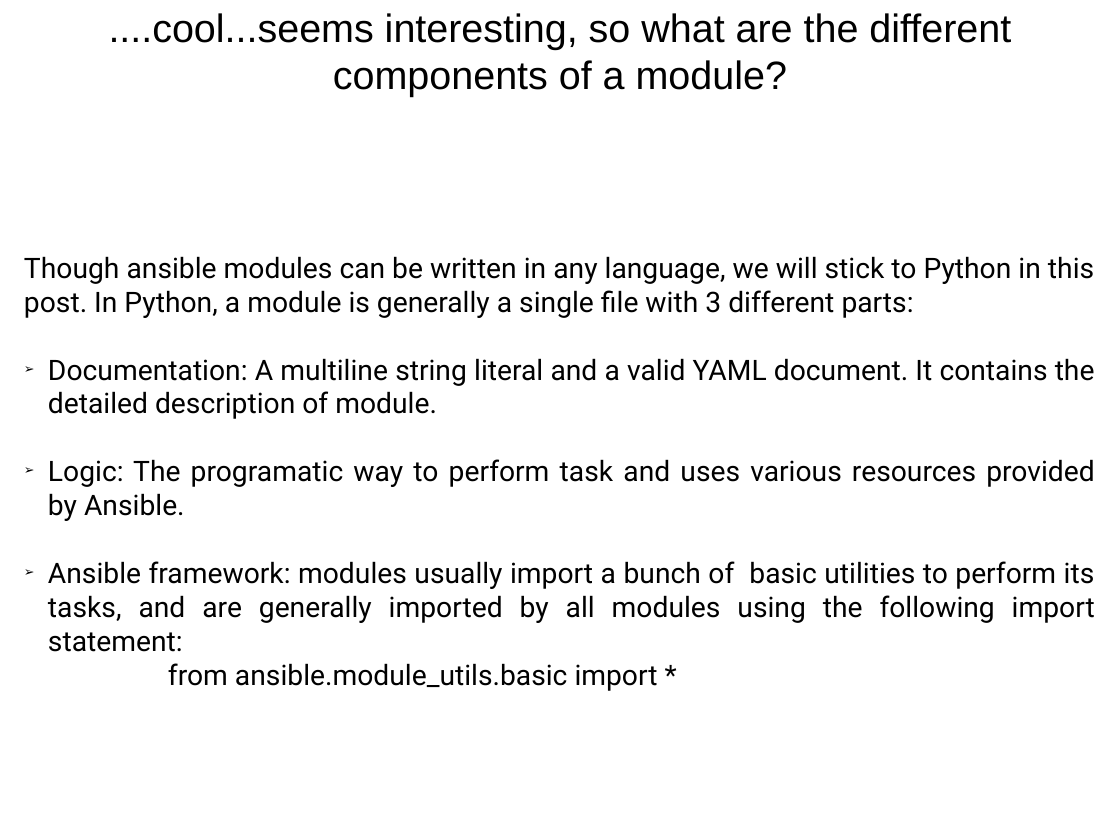
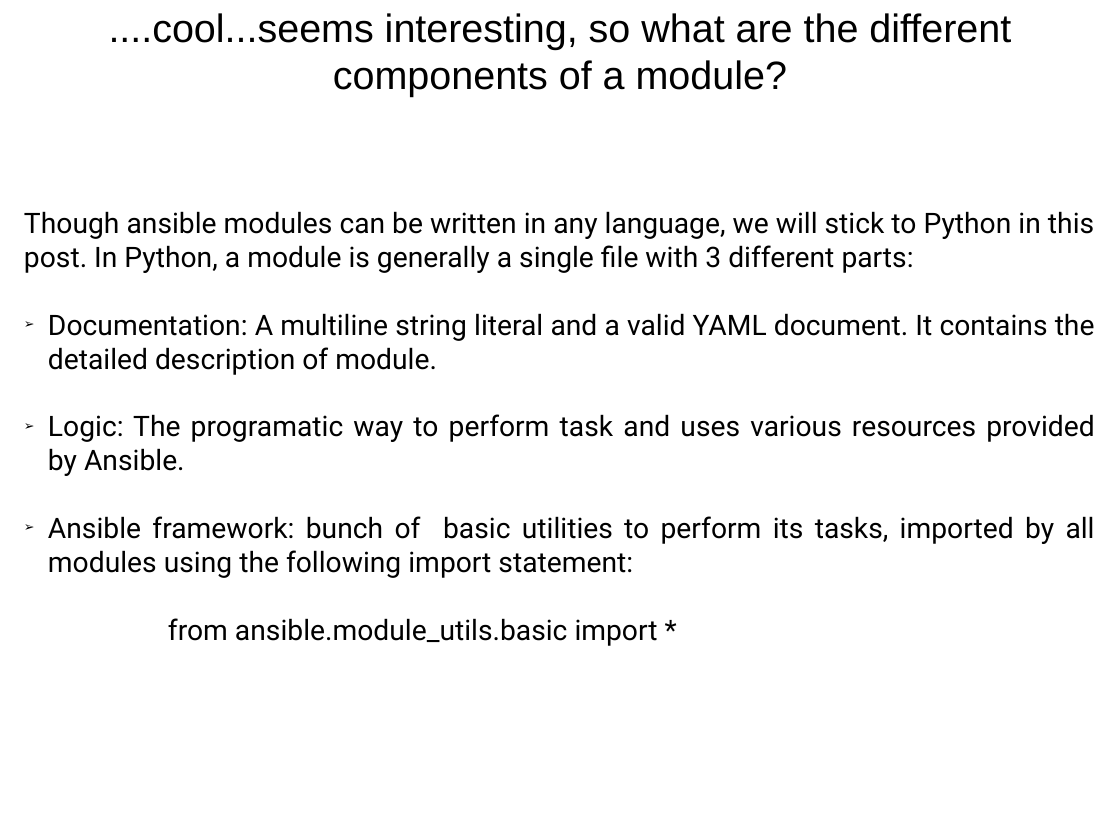
Before and after one commit to hellodk/ansible-meetup-bangalore, a slide deck: slide 7 of Contributing _to_Ansible.odp. Drawn at 1120x840 pixels with LibreOffice and Linux fonts; fonts in the diff are those of the drawing. Boxes give left, top, right and bottom in pixels: in the first picture for what was removed or moved away, otherwise in the second. Text is boxed around its words. In the diff, an @@ line names an element or a change of style, - is before the commit and + after.

```diff
--- a/Contributing _to_Ansible.odp
+++ b/Contributing _to_Ansible.odp
@@ subtitle "Though ansible modules can be ...": place and size @@
-subtitle "Though ansible modules can be ..." at (24,256,1095,691)
+subtitle "Though ansible modules can be ..." at (24,211,1095,646)
@@ subtitle at (48,516,1095,578): text changed @@
-➢ Ansible framework: modules usually import a bunch of basic utilities to perform its tasks, and are generally imported by all modules using the following import statement:
+➢ Ansible framework: bunch of basic utilities to perform its tasks, imported by all modules using the following import statement:
```
Also in this commit, not shown: 2 other slides changed, 2 slides added, 1 slide removed, 2 other files.
